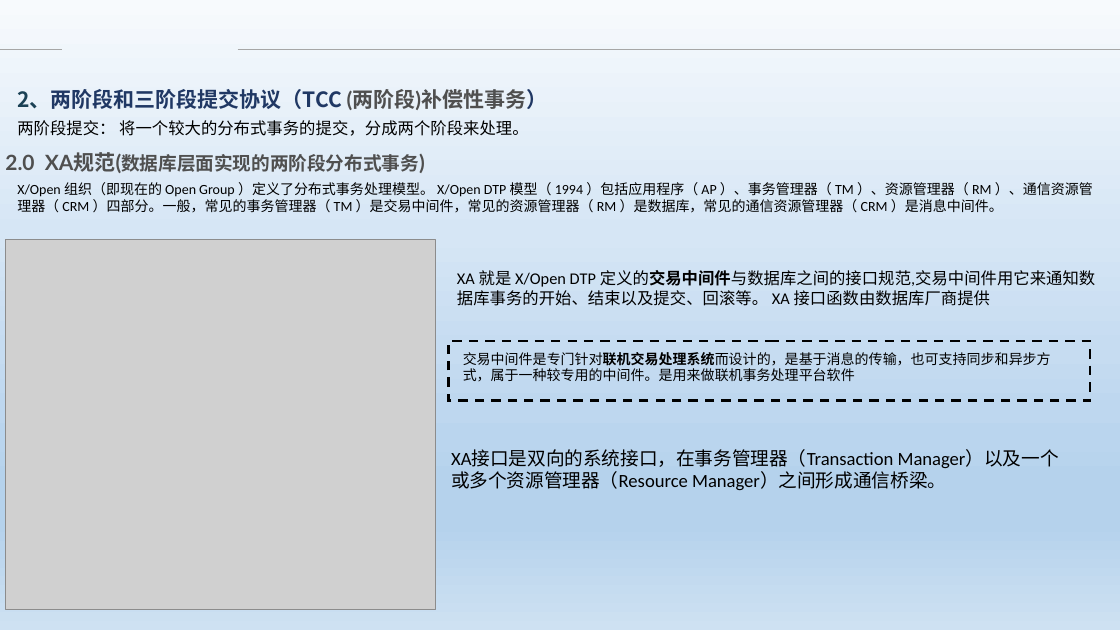
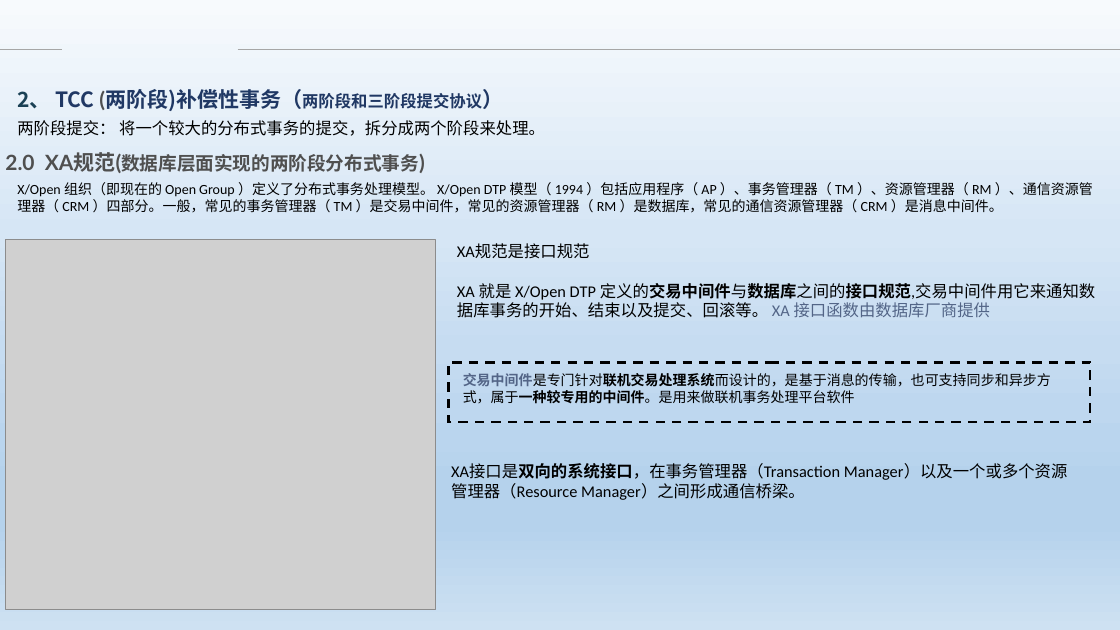
Before and after one commit to Heffie199/zhao_Note, a slide deck: slide 13 of 分布式事务的解决方案 .pptx. Drawn at 1120x630 pixels with LibreOffice and Linux fonts; fonts in the diff are those of the drawing; grey boxes stand for pictures; background and template pictures are left out. Boxes give left, top, right and bottom in pixels: in the first picture for what was removed or moved away, otherwise in the second. Text is boxed around its words. In the diff, an @@ line names an element or a change of style, - is before the commit and + after.

```diff
--- a/分布式事务的解决方案 .pptx
+++ b/分布式事务的解决方案 .pptx
@@ text at (17,89,482,111): text changed @@
-2、两阶段和三阶段提交协议（TCC (两阶段)补偿性事务）
+2、 TCC (两阶段)补偿性事务（两阶段和三阶段提交协议）
@@ text at (17,120,545,136): text changed @@
-两阶段提交： 将一个较大的分布式事务的提交，分成两个阶段来处理。
+两阶段提交： 将一个较大的分布式事务的提交，拆分成两个阶段来处理。
@@ text "XA规范是接口规范": place and size @@
-text "XA规范是接口规范" at (457,270,1095,306)
+text "XA规范是接口规范" at (457,244,1095,318)
@@ text at (457,244,590,259): paragraph added @@
+XA规范是接口规范
@@ text at (457,283,1095,318): text colour #000000 to #536587 in "XA 接口函数由数据库厂商提供"; bold on in "定义的交易中间件与数据库之间的接口规范,交易中间件用它来通知数据库事务的开始、结束以及提交、回滚等。" @@
@@ rectangle: place and size @@
-rectangle at (449,341,1091,401)
+rectangle at (449,363,1091,423)
@@ text "交易中间件是专门针对联机交易处理系统而设计的，是基于消息的传输，也可支持同步和异步方式，属于一种较专用的中间件。是用来做 ...": place and size @@
-text "交易中间件是专门针对联机交易处理系统而设计的，是基于消息的传输，也可支持同步和异步方式，属于一种较专用的中间件。是用来做 ..." at (463,352,1051,382)
+text "交易中间件是专门针对联机交易处理系统而设计的，是基于消息的传输，也可支持同步和异步方式，属于一种较专用的中间件。是用来做 ..." at (463,373,1051,404)
@@ text "交易中间件是专门针对联机交易处理系统而设计的，是基于消息的传输，也可支持同步和异步方式，属于一种较专用的中间件。是用来做 ..." at (463,373,1051,404): text colour #000000 to #536587, bold on in "交易中间件是专门针对联机交易处理系统而设计的，是基于消息的传输，也可支持同步和异步方式，属于一种较专用的中间件。是用来做 ..." @@
@@ text "XA接口是双向的系统接口，在事务管理器（Transaction Manager）以及一个或多个资源管理器（Resourc ...": place and size @@
-text "XA接口是双向的系统接口，在事务管理器（Transaction Manager）以及一个或多个资源管理器（Resourc ..." at (451,449,1059,490)
+text "XA接口是双向的系统接口，在事务管理器（Transaction Manager）以及一个或多个资源管理器（Resourc ..." at (451,464,1068,500)
@@ text "XA接口是双向的系统接口，在事务管理器（Transaction Manager）以及一个或多个资源管理器（Resourc ..." at (451,464,1068,500): size 16 to 14 pt; bold on in "XA接口是双向的系统接口，在事务管理器（Transaction" @@
```
Also in this commit, not shown: 11 other slides changed, 1 slide removed.
